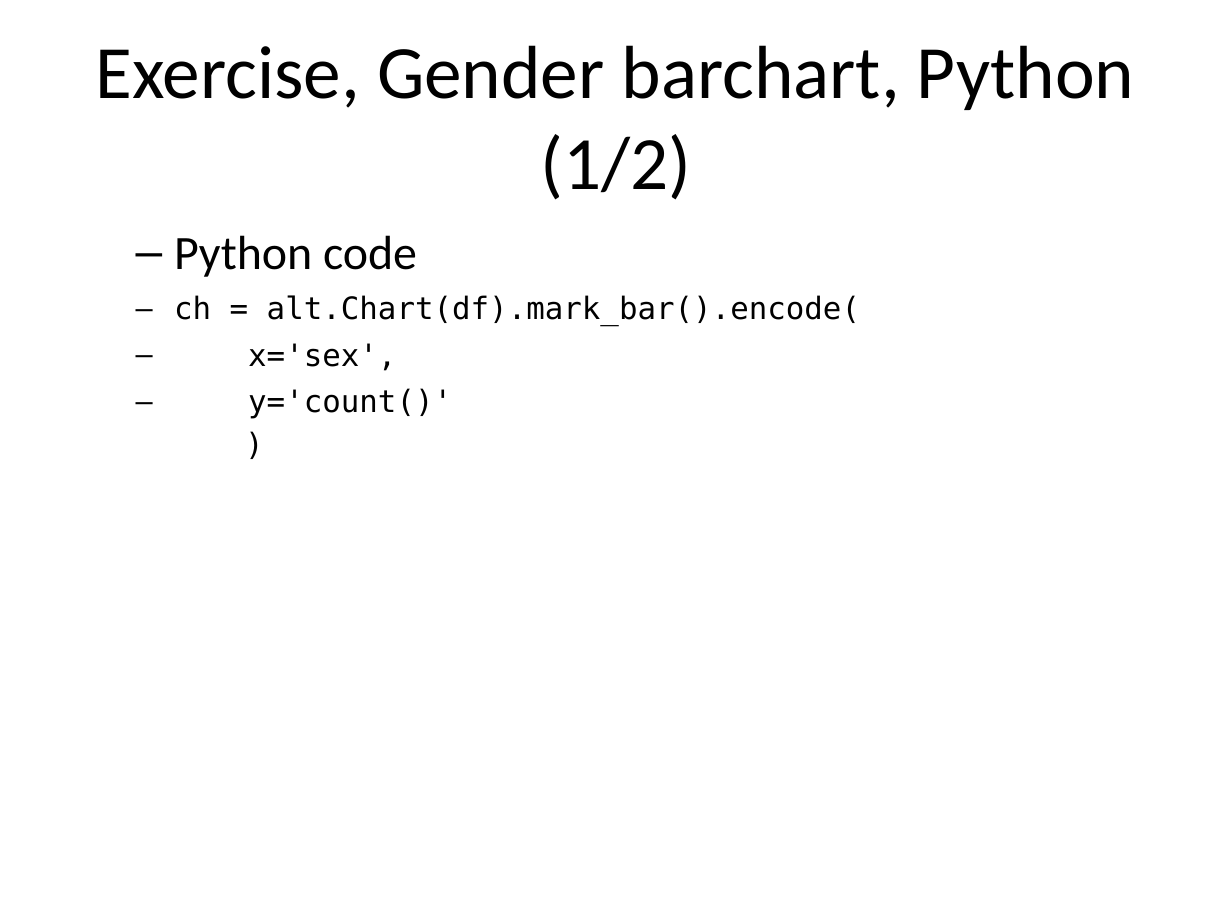
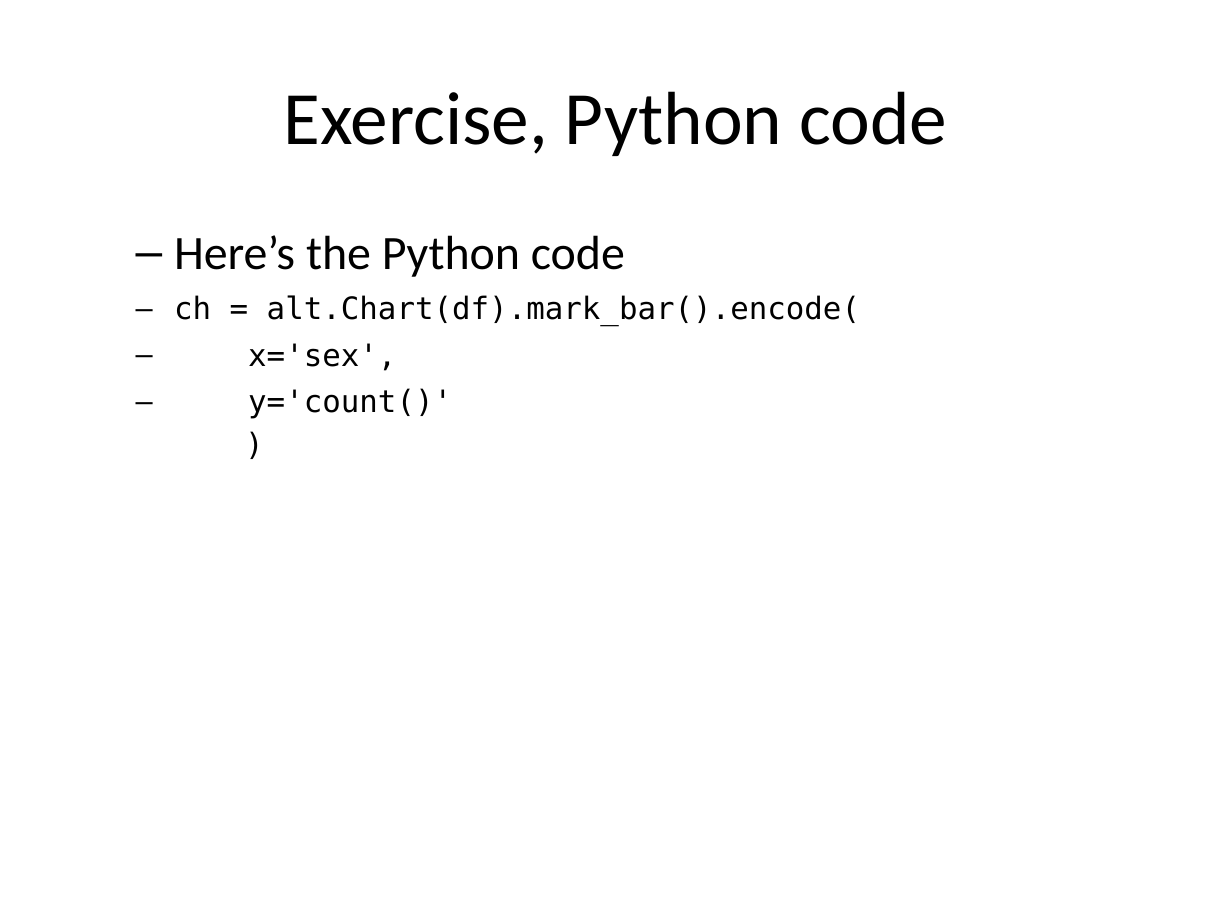
Before and after one commit to pmean/data-visualization, a slide deck: slide 14 of data-viz-02/component/fundamentals.pptx (slide 6 before the commit). Drawn at 1232x924 pixels with LibreOffice and Linux fonts; fonts in the diff are those of the drawing. Boxes give left, top, right and bottom in pixels: in the first picture for what was removed or moved away, otherwise in the second. Text is boxed around its words. In the diff, an @@ line names an element or a change of style, - is before the commit and + after.

```diff
--- a/data-viz-02/component/fundamentals.pptx
+++ b/data-viz-02/component/fundamentals.pptx
@@ title at (283,91,948,156): text changed @@
-Exercise, Gender barchart, Python (1/2)
+Exercise, Python code
@@ text at (174,235,625,277): text changed @@
-  – Python code
+  – Here’s the Python code
```
Also in this commit, not shown: 18 other slides changed, 12 slides added, 8 slides removed, 18 other files.
